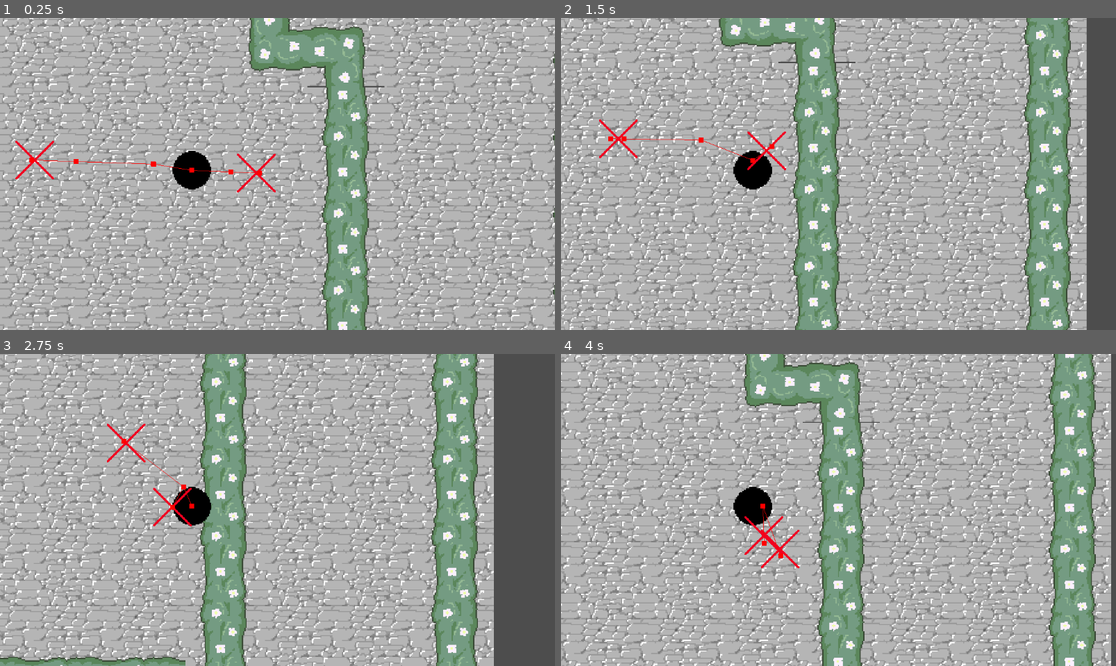
Above: before the commit, frames 1-4 (two rows, left to right).
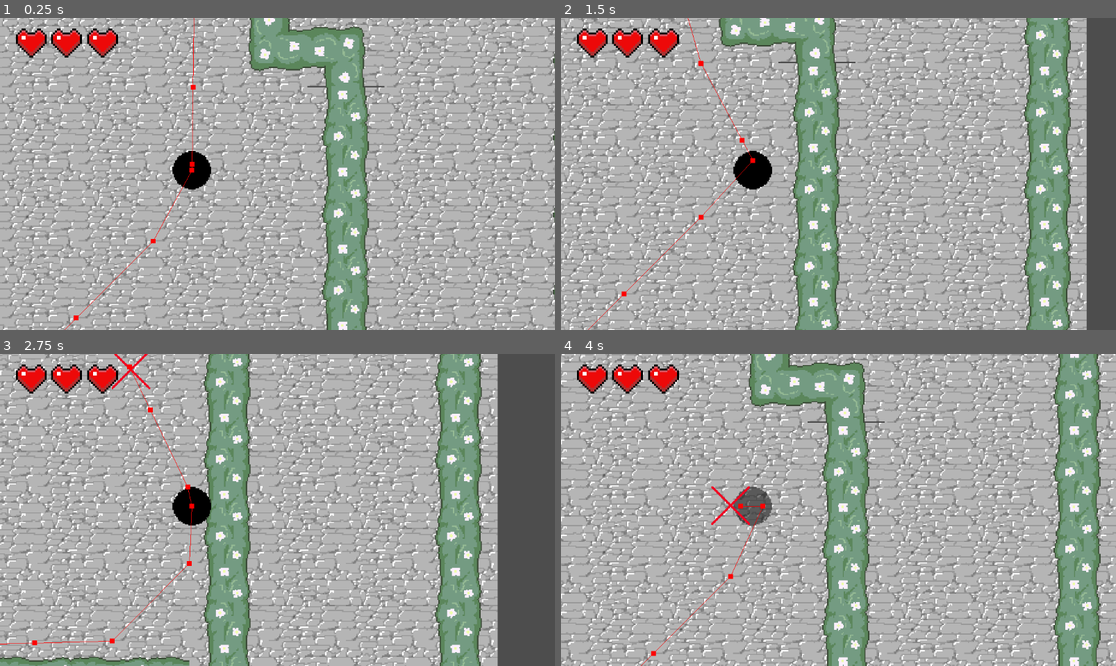
Above: after the commit, the same moments.

Repository: JoshKroft/2025GameJamSpring
Game: Godot game, scene res://2025 Game Jam.tscn
Same seed, same stepped clock (60 frames per second), same inputs: the game is played once before the commit and once after it.
Inputs:
- Up to frame 1 (0.25 s): no input
- Up to frame 2 (1.5 s): hold D (right) 0.53-1.28 s; hold S (down) from 1.28 s (still down)
- Up to frame 3 (2.75 s): release S (down) at 2.03 s; hold D (right) from 2.03 s (still down)
- Up to frame 4 (4 s): release D (right) at 2.78 s; hold W (up) 2.78-3.53 s; hold A (left) from 3.53 s (still down)

The runs differ from the first frame. In frame 1, 1.7% of the frame differs, in the area x 2-50%, y 0-100%; in frame 2, 1.7%; in frame 3, 35%; in frame 4, 41%, in the area x 0-100%, y 0-100%.

Commit message:
WorkingOnHealth

Diff:
--- a/2025 Game Jam.tscn
+++ b/2025 Game Jam.tscn
@@ -1,9 +1,7 @@
-[gd_scene load_steps=19 format=4 uid="uid://sxj137hyh8d3"]
+[gd_scene load_steps=14 format=4 uid="uid://sxj137hyh8d3"]
 
 [ext_resource type="Texture2D" uid="uid://dhhppoh4iiilj" path="res://Tiles/hedgetilebetter.png" id="1_huyij"]
-[ext_resource type="Script" path="res://Character Scripts/Player.gd" id="1_momw6"]
-[ext_resource type="Texture2D" uid="uid://cv5dpm6dn16v3" path="res://Sprites/placeholder.png" id="2_x3dip"]
-[ext_resource type="Script" path="res://cast_shadow/cast_shadow.gd" id="4_ddyoq"]
+[ext_resource type="PackedScene" uid="uid://cr4ymvyoukyse" path="res://Player.tscn" id="2_5d84p"]
 [ext_resource type="PackedScene" uid="uid://iilp443vxmhg" path="res://Tiles/crazy_exalmost.tscn" id="5_mlgw5"]
 
 [sub_resource type="NavigationPolygon" id="NavigationPolygon_21kby"]
@@ -298,19 +296,6 @@
 navigation_layer_0/layers = 1
 sources/0 = SubResource("TileSetAtlasSource_43iyq")
 
-[sub_resource type="Gradient" id="Gradient_pefn0"]
-offsets = PackedFloat32Array(0.512987, 1)
-colors = PackedColorArray(1, 1, 1, 1, 0, 0, 0, 0)
-
-[sub_resource type="GradientTexture2D" id="GradientTexture2D_d570i"]
-gradient = SubResource("Gradient_pefn0")
-fill = 1
-fill_from = Vector2(0.5, 0.5)
-fill_to = Vector2(1, 0.5)
-
-[sub_resource type="RectangleShape2D" id="RectangleShape2D_to1hj"]
-size = Vector2(16, 15)
-
 [node name="Main" type="Node2D"]
 
 [node name="TileMapLayer" type="TileMapLayer" parent="."]
@@ -318,35 +303,10 @@
 tile_map_data = PackedByteArray("AAD///H/AAACAAIAAAADAPH/AAABAAMAAAAHAPH/AAABAAMAAAALAPH/AAABAAMAAAAPAPH/AAADAAMAAAAPAP …(4512 unchanged characters)…
 tile_set = SubResource("TileSet_sbx7o")
 
-[node name="Player" type="CharacterBody2D" parent="." groups=["Player"]]
-position = Vector2(-71, -3)
-script = ExtResource("1_momw6")
-
-[node name="Player" type="Sprite2D" parent="Player"]
-texture = ExtResource("2_x3dip")
-
-[node name="CastShadow" type="Node2D" parent="Player/Player"]
-visible = false
-script = ExtResource("4_ddyoq")
-
-[node name="RayCast2D" type="RayCast2D" parent="Player/Player/CastShadow"]
-
-[node name="Shadow" type="Sprite2D" parent="Player/Player/CastShadow"]
-modulate = Color(0.230315, 0.230315, 0.230315, 1)
-position = Vector2(0, 20)
-scale = Vector2(0.5, 0.125)
-texture = SubResource("GradientTexture2D_d570i")
-
-[node name="CollisionShape2D" type="CollisionShape2D" parent="Player"]
-position = Vector2(0, 1)
-shape = SubResource("RectangleShape2D_to1hj")
-
-[node name="Camera2D" type="Camera2D" parent="Player"]
-position = Vector2(71, 3)
-zoom = Vector2(2.5, 2.5)
-
-[node name="CrazyEx2" parent="." node_paths=PackedStringArray("player") instance=ExtResource("5_mlgw5")]
-player = NodePath("../Player")
+[node name="Player" parent="." instance=ExtResource("2_5d84p")]
+
+[node name="CrazyEx2" parent="." instance=ExtResource("5_mlgw5")]
+position = Vector2(-718, 659)
 
 [node name="CrazyEx" parent="." instance=ExtResource("5_mlgw5")]
-position = Vector2(-219, -12)
+position = Vector2(-68, -239)
--- a/Character Scripts/Player.gd
+++ b/Character Scripts/Player.gd
@@ -2,6 +2,15 @@
 class_name Player
 
 @export var move_speed : float = 100
+var hearts_list : Array[TextureRect]
+var health = 3
+var alive : bool = true
+
+func _ready() -> void:
+	var hearts_parent = $health_bar/HBoxContainer
+	for child in hearts_parent.get_children():
+		hearts_list.append(child)
+	print(hearts_list)
 
 func _physics_process(delta: float) -> void:
 	var input_direction = Vector2(
@@ -11,5 +20,27 @@
 
 	#input velocity
 	velocity = input_direction * move_speed
+	move_and_slide()
 
-	move_and_slide()
+func take_damage():
+	if health > 0:
+		if $InvulnerabilityTimer.is_stopped():
+			modulate.a = 0.5
+			health -= 1
+			$InvulnerabilityTimer.start();
+			update_heart_display()
+
+
+func _on_player_timer_timeout() -> void:
+	modulate.a = 1
+
+func update_heart_display():
+	for i in range(hearts_list.size()):
+		hearts_list[i].visible = 1 < health
+
+	# player dead
+	if health <= 0:
+		alive = false
+
+func game_over():
+	get_tree().reload_current_scene()
--- a/CrazyEx.gd
+++ b/CrazyEx.gd
@@ -20,3 +20,7 @@
 
 func _on_timer_timeout() -> void:
 	makepath()
+
+func _on_hurtbox_body_entered(body: Node2D) -> void:
+	if body.is_in_group("Player"):
+		body.take_damage()
--- /dev/null
+++ b/Player.tscn
@@ -0,0 +1,81 @@
+[gd_scene load_steps=8 format=3 uid="uid://cr4ymvyoukyse"]
+
+[ext_resource type="Script" path="res://Character Scripts/Player.gd" id="1_slmjs"]
+[ext_resource type="Texture2D" uid="uid://cv5dpm6dn16v3" path="res://Sprites/placeholder.png" id="2_dlvhb"]
+[ext_resource type="Script" path="res://cast_shadow/cast_shadow.gd" id="3_mtw6v"]
+[ext_resource type="Texture2D" uid="uid://dqecrvy68ea4t" path="res://Sprites/heart.png" id="4_yir54"]
+
+[sub_resource type="Gradient" id="Gradient_pefn0"]
+offsets = PackedFloat32Array(0.512987, 1)
+colors = PackedColorArray(1, 1, 1, 1, 0, 0, 0, 0)
+
+[sub_resource type="GradientTexture2D" id="GradientTexture2D_d570i"]
+gradient = SubResource("Gradient_pefn0")
+fill = 1
+fill_from = Vector2(0.5, 0.5)
+fill_to = Vector2(1, 0.5)
+
+[sub_resource type="CircleShape2D" id="CircleShape2D_klvk6"]
+radius = 12.0416
+
+[node name="Player" type="CharacterBody2D" groups=["Player"]]
+position = Vector2(-71, -3)
+script = ExtResource("1_slmjs")
+
+[node name="Sprite" type="Sprite2D" parent="."]
+texture = ExtResource("2_dlvhb")
+
+[node name="CastShadow" type="Node2D" parent="Sprite"]
+visible = false
+script = ExtResource("3_mtw6v")
+
+[node name="RayCast2D" type="RayCast2D" parent="Sprite/CastShadow"]
+
+[node name="Shadow" type="Sprite2D" parent="Sprite/CastShadow"]
+modulate = Color(0.230315, 0.230315, 0.230315, 1)
+position = Vector2(0, 20)
+scale = Vector2(0.5, 0.125)
+texture = SubResource("GradientTexture2D_d570i")
+
+[node name="CollisionShape2D" type="CollisionShape2D" parent="."]
+position = Vector2(0, 1)
+shape = SubResource("CircleShape2D_klvk6")
+
+[node name="Camera2D" type="Camera2D" parent="."]
+position = Vector2(71, 3)
+zoom = Vector2(2.5, 2.5)
+
+[node name="health_bar" type="CanvasLayer" parent="."]
+
+[node name="HBoxContainer" type="HBoxContainer" parent="health_bar"]
+offset_left = 65.0
+offset_top = 54.0
+offset_right = 247.0
+offset_bottom = 94.0
+
+[node name="heart" type="TextureRect" parent="health_bar/HBoxContainer"]
+custom_minimum_size = Vector2(69.045, 0)
+layout_mode = 2
+
+[node name="Sprite2D" type="Sprite2D" parent="health_bar/HBoxContainer/heart"]
+texture = ExtResource("4_yir54")
+
+[node name="heart2" type="TextureRect" parent="health_bar/HBoxContainer"]
+custom_minimum_size = Vector2(71.61, 0)
+layout_mode = 2
+
+[node name="Sprite2D" type="Sprite2D" parent="health_bar/HBoxContainer/heart2"]
+texture = ExtResource("4_yir54")
+
+[node name="heart3" type="TextureRect" parent="health_bar/HBoxContainer"]
+custom_minimum_size = Vector2(34.93, 0)
+layout_mode = 2
+
+[node name="Sprite2D" type="Sprite2D" parent="health_bar/HBoxContainer/heart3"]
+texture = ExtResource("4_yir54")
+
+[node name="InvulnerabilityTimer" type="Timer" parent="."]
+wait_time = 2.5
+one_shot = true
+
+[connection signal="timeout" from="InvulnerabilityTimer" to="." method="_on_player_timer_timeout"]
--- a/Tiles/crazy_exalmost.tscn
+++ b/Tiles/crazy_exalmost.tscn
@@ -6,11 +6,12 @@
 [sub_resource type="CircleShape2D" id="CircleShape2D_7n12j"]
 radius = 8.24621
 
+[sub_resource type="CircleShape2D" id="CircleShape2D_v7cf6"]
+radius = 28.0179
+
 [node name="CrazyEx" type="CharacterBody2D" groups=["Player"]]
 collision_layer = 2
 collision_mask = 3
-motion_mode = 1
-wall_min_slide_angle = 0.0
 script = ExtResource("1_uqwwj")
 
 [node name="CollisionShape2D" type="CollisionShape2D" parent="."]
@@ -27,4 +28,10 @@
 [node name="NavigationAgent2D" type="NavigationAgent2D" parent="." groups=["Player"]]
 debug_enabled = true
 
+[node name="Hurtbox" type="Area2D" parent="." groups=["Player"]]
+
+[node name="CollisionShape2D" type="CollisionShape2D" parent="Hurtbox"]
+shape = SubResource("CircleShape2D_v7cf6")
+
 [connection signal="timeout" from="Timer" to="." method="_on_timer_timeout"]
+[connection signal="body_entered" from="Hurtbox" to="." method="_on_hurtbox_body_entered"]
--- a/project.godot
+++ b/project.godot
@@ -14,10 +14,6 @@
 run/main_scene="res://2025 Game Jam.tscn"
 config/features=PackedStringArray("4.3", "Forward Plus")
 config/icon="res://icon.svg"
-
-[global_group]
-
-Player=""
 
 [input]
 
Binary file added: Sprites/heart.png
Not shown, added: Sprites/heart.png.import
Binary file added: States/heart.png
Not shown, added: States/heart.png.import
Not shown: 1 places in Tiles/crazy_exalmost.tscn that only renumber resources
